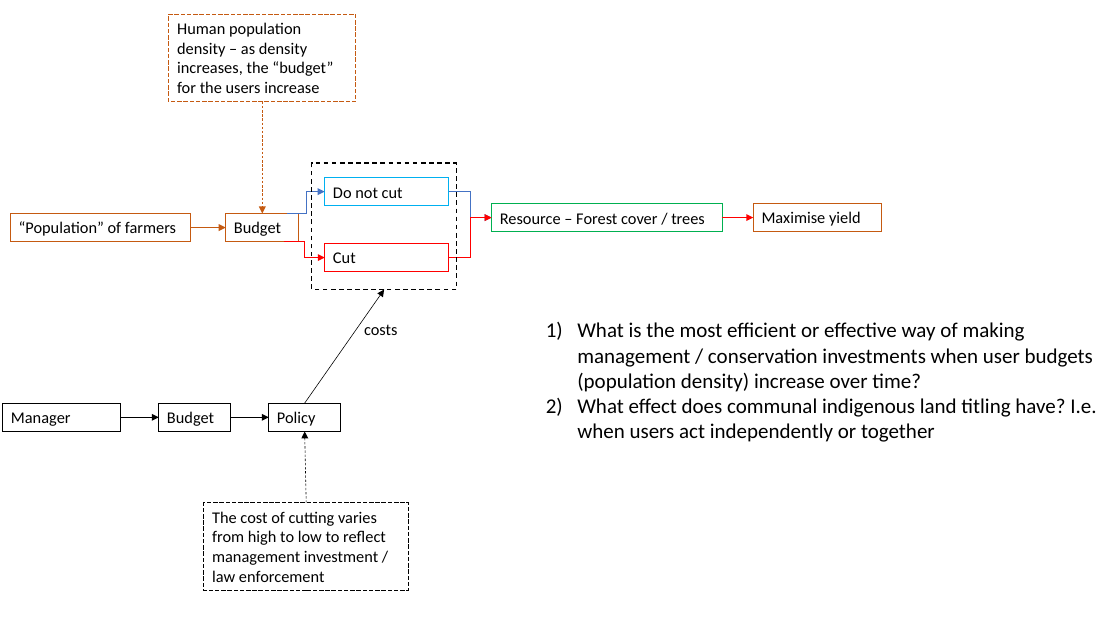
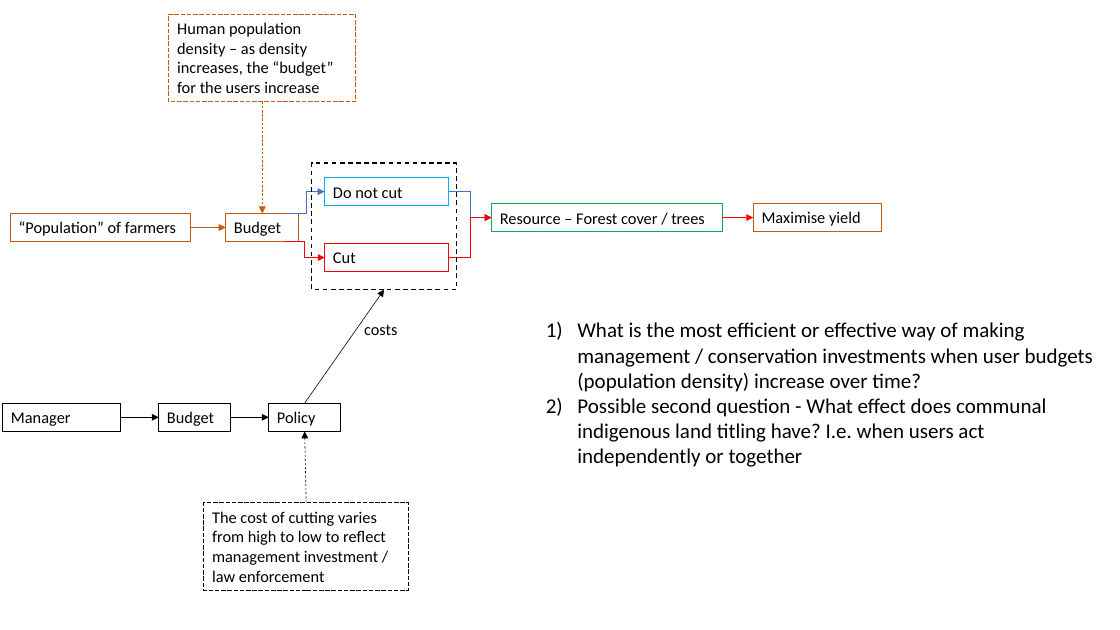
Before and after one commit to mattnuttall00/PhD_Chapter4, a slide deck: slide 1 of Investment_details.pptx. Drawn at 1120x630 pixels with LibreOffice and Linux fonts; fonts in the diff are those of the drawing. Boxes give left, top, right and bottom in pixels: in the first picture for what was removed or moved away, otherwise in the second. Text is boxed around its words. In the diff, an @@ line names an element or a change of style, - is before the commit and + after.

```diff
--- a/Investment_details.pptx
+++ b/Investment_details.pptx
@@ text at [577,398,1046,467]: text changed @@
-2) What effect does communal indigenous land titling have? I.e. when users act independently or together
+2) Possible second question - What effect does communal indigenous land titling have? I.e. when users act independently or together
```
Also in this commit, not shown: 5 slides added, 1 slide removed, 1 other file.
